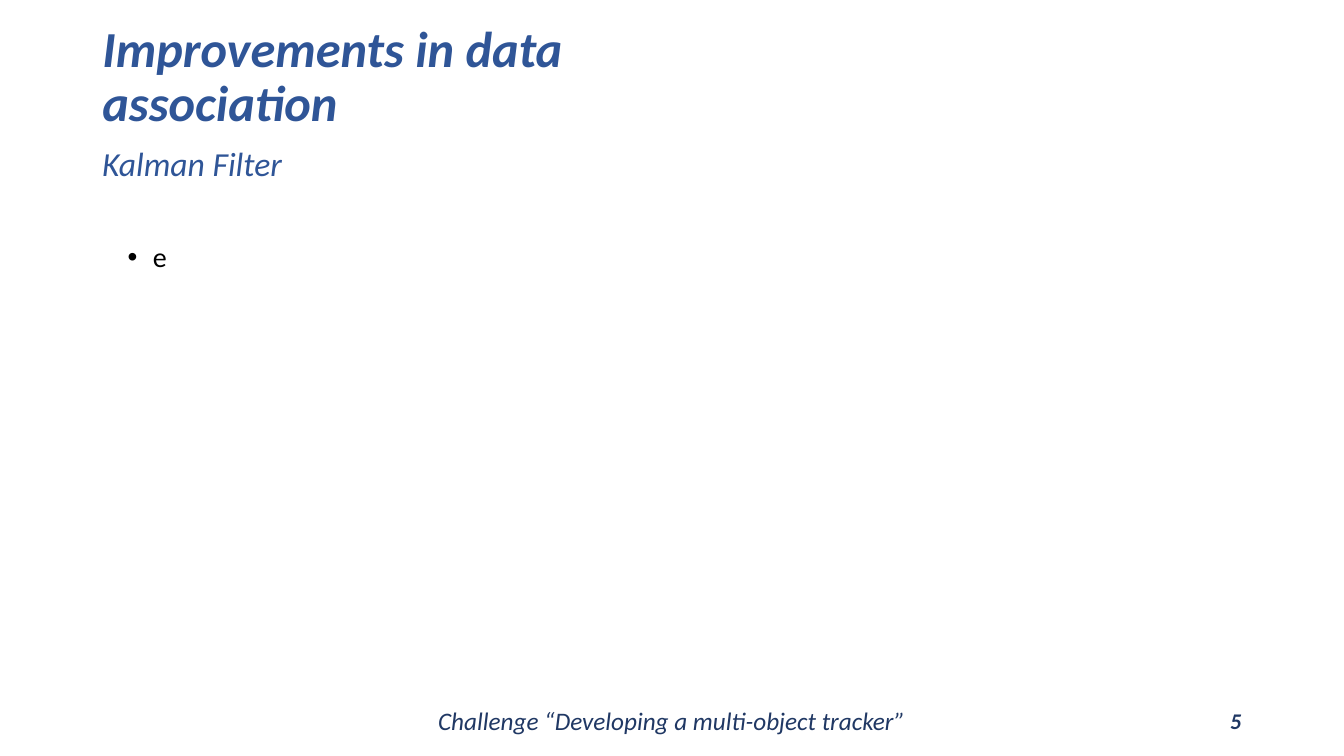
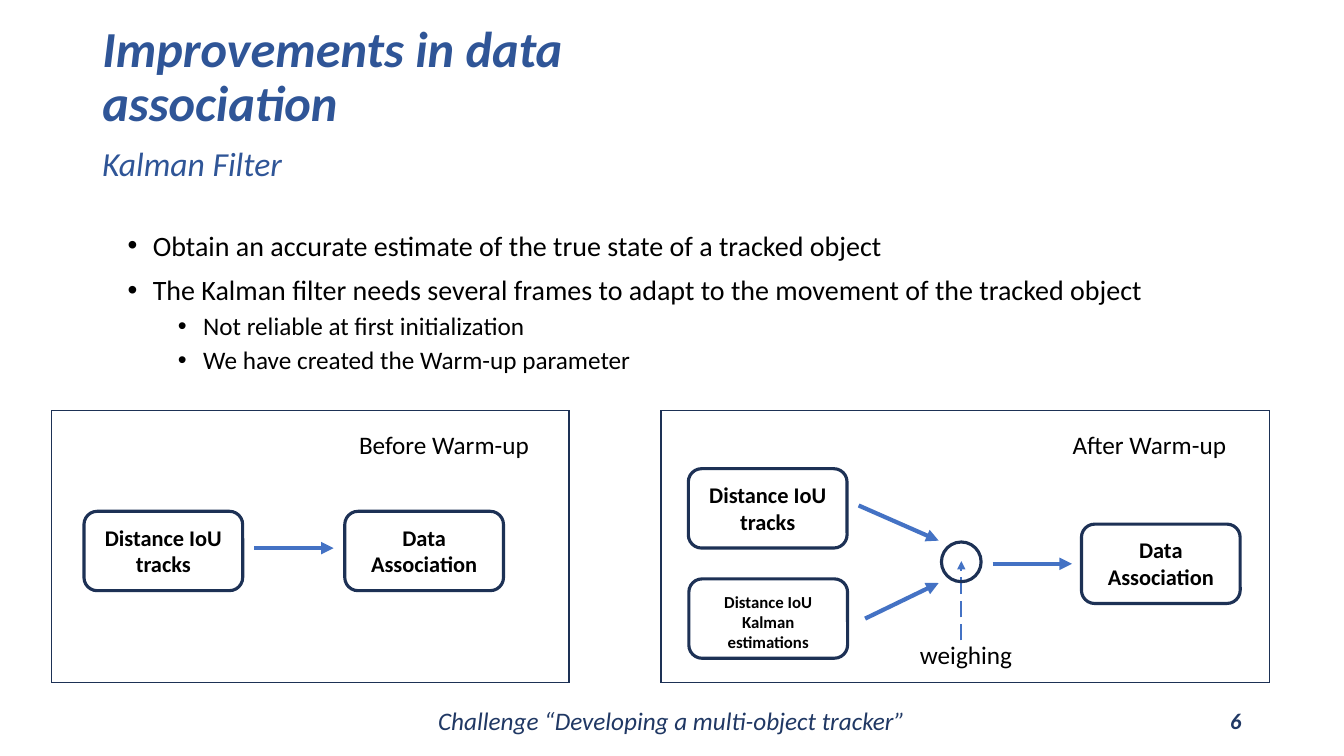
Before and after one commit to Javimh18/DL4VSP, a slide deck: slide 6 of dlvsp_challenge_material/challenge.pptx (slide 5 before the commit). Drawn at 1344x756 pixels with LibreOffice and Linux fonts; fonts in the diff are those of the drawing. Boxes give left, top, right and bottom in pixels: in the first picture for what was removed or moved away, otherwise in the second. Text is boxed around its words. In the diff, an @@ line names an element or a change of style, - is before the commit and + after.

```diff
--- a/dlvsp_challenge_material/challenge.pptx
+++ b/dlvsp_challenge_material/challenge.pptx
@@ subtitle at [153, 236, 1141, 373]: text changed @@
-• e
+• Obtain an accurate estimate of the true state of a tracked object
+• The Kalman filter needs several frames to adapt to the movement of the tracked object
+  • Not reliable at first initialization
+  • We have created the Warm-up parameter
@@ rectangle added at [51, 410, 570, 683], outline #1E3256 1 pt @@
@@ rectangle added at [661, 410, 1270, 683], outline #1E3256 1 pt @@
@@ text added at [359, 436, 529, 458], 18 pt, text #000000 @@
+Before Warm-up
@@ text added at [1073, 436, 1226, 458], 18 pt, text #000000 @@
+After Warm-up
@@ rounded rectangle added at [689, 469, 847, 548], outline #1E3256 2.25 pt @@
@@ text added at [709, 487, 827, 530], 16 pt, text #000000, bold @@
+Distance IoU tracks
@@ arrow added from (859, 505) to (939, 540), #4472C4 3 pt @@
@@ rounded rectangle added at [84, 511, 242, 591], outline #1E3256 2.25 pt @@
@@ text added at [105, 530, 222, 572], 16 pt, text #000000, bold @@
+Distance IoU tracks
@@ rounded rectangle added at [345, 511, 503, 591], outline #1E3256 2.25 pt @@
@@ text added at [371, 531, 477, 572], 16 pt, text #000000, bold @@
+Data Association
@@ rounded rectangle added at [1082, 524, 1240, 604], outline #1E3256 2.25 pt @@
@@ arrow added from (254, 548) to (334, 548), #4472C4 3 pt @@
@@ ellipse added at [942, 542, 981, 582], outline #1E3256 2.25 pt @@
@@ arrow added from (962, 640) to (962, 562), #4472C4 1.5 pt dashed @@
@@ arrow added from (993, 564) to (1073, 564), #4472C4 3 pt @@
@@ text added at [1108, 543, 1214, 585], 16 pt, text #000000, bold @@
+Data Association
@@ rounded rectangle added at [689, 579, 847, 658], outline #1E3256 2.25 pt @@
@@ text added at [724, 596, 812, 648], 12 pt, text #000000, bold @@
+Distance IoU Kalman estimations
@@ arrow added from (865, 619) to (939, 583), #4472C4 3 pt @@
@@ text added at [920, 646, 1012, 669], 18 pt, text #000000 @@
+weighing
@@ page number at [1230, 713, 1241, 729]: text changed @@
-5
+6
```
Also in this commit, not shown: 5 other slides changed, 5 slides added.
